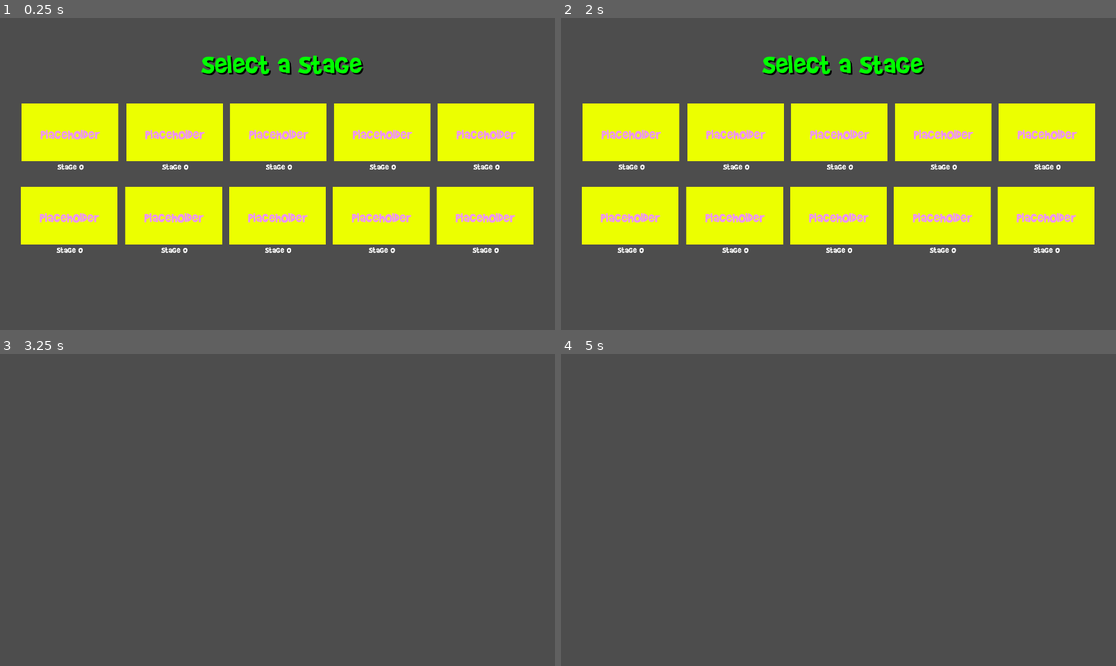
Above: before the commit, frames 1-4 (two rows, left to right).
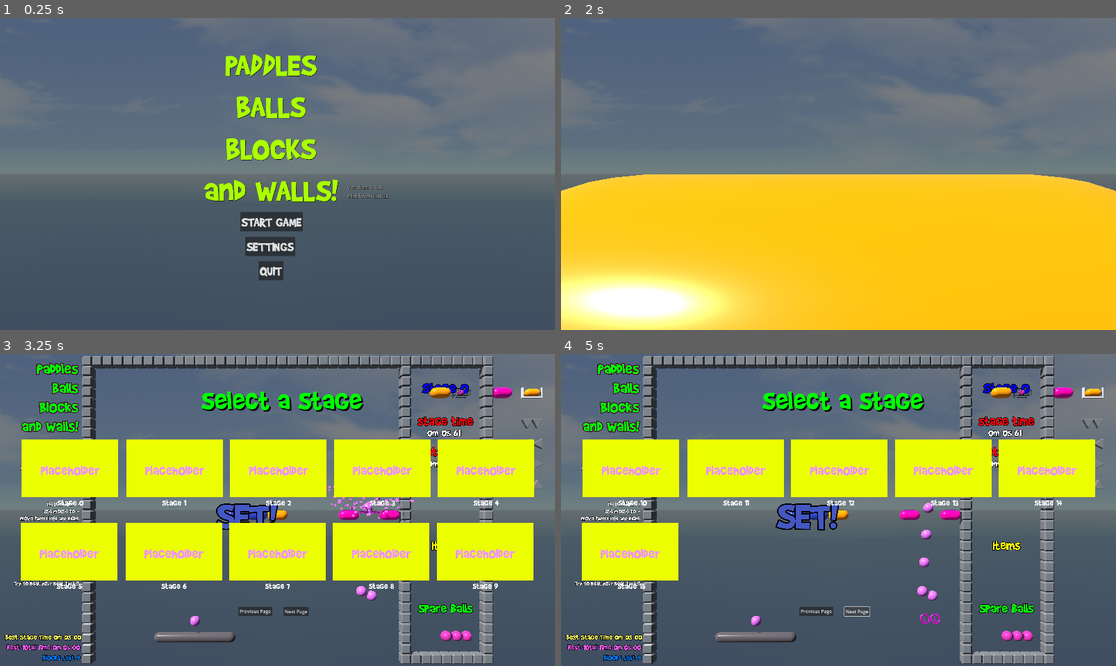
Above: after the commit, the same moments.

Repository: Chaduke/paddles_balls_blocks_walls
Game: Godot game, scene res://scenes/main.tscn
Two runs of this game, one before a commit and one after it. Both use one fixed random seed, a clock stepped at 60 frames per second and the inputs below. Before the commit the project starts from res://scenes/tests/stage_selector_test.tscn. Sound files missing from this copy of the repository are replaced by a short silence.
Inputs (mouse positions are in pixels of both pictures, inside the frame that each line leads up to):
- Up to frame 1 (0.25 s): no input
- Up to frame 2 (2 s): click (633, 133) at 0.52 s; click (832, 220) at 1.25 s, where only the run after the commit has a clickable "START GAME"
- Up to frame 3 (3.25 s): tap Enter (ui_accept) at 2, 2.27, 3.02 s; move the mouse to (399, 494) at 2.02 s; hold Right (ui_right) 2.03-2.78 s; tap G (ball_gun) at 2.1 s; move the mouse to (166, 525) at 2.77 s; hold Left (ui_left) from 2.78 s (still down); tap S (select_stage) at 2.85 s
- Up to frame 4 (5 s): release Left (ui_left) at 3.5 s; click (816, 609) at 3.5 s, where only the run after the commit has a clickable "Previous Page"; click (855, 612) at 4.25 s, where only the run after the commit has a clickable "Next Page"

The runs differ from the first frame. In frame 1, 72% of the frame differs, in the area x 0-100%, y 0-84%; in frame 2, 100%, in the area x 0-100%, y 0-100%; in frame 3, 76%; in frame 4, 69%.
Error before the commit: Invalid assignment of property or key 'elapsed_time' with value of type 'float' on a base object of type 'Node (audio_server.gd)'. (res://scripts/menus/stage_s…
Error after the commit: Invalid access to property or key 'current_blocks' on a base object of type 'null instance'. (res://scripts/blocks/block_pink.gd:23)

Commit message:
Adding a "thumbnailer" for stage selector, almost have viewports and render to texture figured out

Diff:
--- a/project.godot
+++ b/project.godot
@@ -13,7 +13,7 @@
 config/name="paddles_balls_blocks_walls"
 config/description="A breakout clone with 3D graphics and ball / paddle physics.  Its like a cross between Breakout and Pinball and it is awesomely fun. "
 config/version="0.0.8"
-run/main_scene="res://scenes/tests/stage_selector_test.tscn"
+run/main_scene="res://scenes/main.tscn"
 run/enable_alt_space_menu=true
 config/features=PackedStringArray("4.3", "Forward Plus")
 config/icon="res://icon.svg"
--- a/scenes/menus/stage_button.tscn
+++ b/scenes/menus/stage_button.tscn
@@ -24,3 +24,5 @@
 offset_bottom = 237.0
 text = "Stage 0"
 label_settings = SubResource("LabelSettings_kuyvf")
+
+[connection signal="pressed" from="TextureButton" to="." method="_on_texture_button_pressed"]
--- a/scenes/menus/stage_selection_menu.tscn
+++ b/scenes/menus/stage_selection_menu.tscn
@@ -79,3 +79,22 @@
 
 [node name="button10" parent="GridContainer" instance=ExtResource("4_uyocs")]
 position = Vector2(1461, 574)
+
+[node name="next_page" type="Button" parent="."]
+layout_mode = 0
+offset_left = 981.0
+offset_top = 876.0
+offset_right = 1068.0
+offset_bottom = 907.0
+text = "Next Page"
+
+[node name="previous_page" type="Button" parent="."]
+layout_mode = 0
+offset_left = 825.0
+offset_top = 875.0
+offset_right = 942.0
+offset_bottom = 906.0
+text = "Previous Page"
+
+[connection signal="pressed" from="next_page" to="." method="_on_next_page_pressed"]
+[connection signal="pressed" from="previous_page" to="." method="_on_previous_page_pressed"]
--- /dev/null
+++ b/scenes/tests/thumbnailer.tscn
@@ -0,0 +1,11 @@
+[gd_scene load_steps=2 format=3 uid="uid://b8x25syqaw2al"]
+
+[ext_resource type="Script" path="res://scripts/tests/thumbnailer.gd" id="1_1s4a3"]
+
+[node name="Thumbnailer" type="Node3D"]
+script = ExtResource("1_1s4a3")
+
+[node name="Camera3D" type="Camera3D" parent="."]
+transform = Transform3D(1, 0, 0, 0, 1, 0, 0, 0, 1, 16, 23, 24)
+
+[node name="DirectionalLight3D" type="DirectionalLight3D" parent="."]
--- a/scripts/blocks/block_blue.gd
+++ b/scripts/blocks/block_blue.gd
@@ -6,10 +6,10 @@
 var block_blue_cracked_scene = preload("res://scenes/blocks/block_blue_cracked.tscn")
 
 func _on_tree_exiting():
-	#var stage = main_scene.find_child("stage")
-	var new_explosion = explosion_scene.instantiate()
-	new_explosion.position = global_position
-	Global.get_main().add_child.call_deferred(new_explosion)
-	var new_block = block_blue_cracked_scene.instantiate()
-	new_block.position = position
-	Global.get_stage().current_blocks.add_child.call_deferred(new_block)
+	if not Global.creating_thumbnails:
+		var new_explosion = explosion_scene.instantiate()
+		new_explosion.position = global_position
+		Global.get_main().add_child.call_deferred(new_explosion)
+		var new_block = block_blue_cracked_scene.instantiate()
+		new_block.position = position
+		Global.get_stage().current_blocks.add_child.call_deferred(new_block)
--- a/scripts/blocks/block_magnet.gd
+++ b/scripts/blocks/block_magnet.gd
@@ -16,8 +16,8 @@
 			body.linear_velocity.y -= 10
 
 func _on_tree_exiting():
-	# add explosion
-	var main_scene = get_tree().root.get_child(2)
-	var new_explosion = explosion_scene.instantiate()
-	new_explosion.position = global_position
-	main_scene.add_child.call_deferred(new_explosion)
+	if not Global.creating_thumbnails:
+		# add explosion
+		var new_explosion = explosion_scene.instantiate()
+		new_explosion.position = global_position
+		Global.get_main().add_child.call_deferred(new_explosion)
--- a/scripts/blocks/block_pink.gd
+++ b/scripts/blocks/block_pink.gd
@@ -8,17 +8,16 @@
 var block_pink_cracked_scene = preload("res://scenes/blocks/block_pink_cracked.tscn")
 
 func _on_tree_exiting():
-	var main_scene = get_tree().root.get_child(2)
-	var item_instance = item_scene.instantiate()
-	item_instance.position = global_position
-	item_instance.item_type = item_type
-	main_scene.add_child.call_deferred(item_instance)
-	# add explosion
-	var stage = main_scene.find_child("stage")
-	var new_explosion = explosion_scene.instantiate()
-	new_explosion.position = global_position
-	main_scene.add_child.call_deferred(new_explosion)
-	# add cracked block
-	var new_block = block_pink_cracked_scene.instantiate()
-	new_block.position = position
-	stage.current_blocks.add_child.call_deferred(new_block)
+	if not Global.creating_thumbnails:
+		var item_instance = item_scene.instantiate()
+		item_instance.position = global_position
+		item_instance.item_type = item_type
+		Global.get_main().add_child.call_deferred(item_instance)
+		# add explosion
+		var new_explosion = explosion_scene.instantiate()
+		new_explosion.position = global_position
+		Global.get_main().add_child.call_deferred(new_explosion)
+		# add cracked block
+		var new_block = block_pink_cracked_scene.instantiate()
+		new_block.position = position
+		Global.get_stage().current_blocks.add_child.call_deferred(new_block)
--- a/scripts/blocks/block_yellow.gd
+++ b/scripts/blocks/block_yellow.gd
@@ -6,9 +6,10 @@
 var block_yellow_cracked_scene = preload("res://scenes/blocks/block_yellow_cracked.tscn")
 
 func _on_tree_exiting():
-	var new_explosion = explosion_scene.instantiate()
-	new_explosion.position = global_position
-	Global.get_main().add_child.call_deferred(new_explosion)
-	var new_block = block_yellow_cracked_scene.instantiate()
-	new_block.position = position
-	Global.get_stage().current_blocks.add_child.call_deferred(new_block)
+	if not Global.creating_thumbnails:
+		var new_explosion = explosion_scene.instantiate()
+		new_explosion.position = global_position
+		Global.get_main().add_child.call_deferred(new_explosion)
+		var new_block = block_yellow_cracked_scene.instantiate()
+		new_block.position = position
+		Global.get_stage().current_blocks.add_child.call_deferred(new_block)
--- a/scripts/global.gd
+++ b/scripts/global.gd
@@ -8,10 +8,7 @@
 var current_ball_size = 2
 var infinite_balls = false
 
-# Experimental "Ball Mode"
-# true = new balls will be spawned as Rigidbody3D balls in ball.gd
-# false = new balls spawned as Area3D balls, ball_classic.gd
-var default_ball_mode = false
+
 
 var game_started = false
 var stage_started = false
@@ -26,6 +23,12 @@
 
 # settings
 var show_background_3d = false
+# Experimental "Ball Mode"
+# true = new balls will be spawned as Rigidbody3D balls in ball.gd
+# false = new balls spawned as Area3D balls, ball_classic.gd
+var default_ball_mode = false
+
+var creating_thumbnails = false
 
 # slots for item pickups
 var slot1 = false
--- a/scripts/menus/stage_button.gd
+++ b/scripts/menus/stage_button.gd
@@ -1,3 +1,6 @@
 extends Node2D
 
 var stage_number = 0
+
+func _on_texture_button_pressed():
+	pass # Replace with function body.
--- a/scripts/menus/stage_selection_menu.gd
+++ b/scripts/menus/stage_selection_menu.gd
@@ -5,8 +5,8 @@
 var elapsed_time = 0.0
 
 func _ready():
-	# update_stage_buttons()
-	pass
+	update_stage_buttons()
+	#create_thumbnails()
 
 func _process(delta):
 	elapsed_time+=delta
@@ -17,27 +17,35 @@
 		get_tree().paused = false
 
 func update_stage_buttons():
-	$GridContainer.clear_children()  # Clear existing buttons
+	for i in range(10):
+		var stage_button = $GridContainer.get_child(i)
+		stage_button.hide()
 
 	var start_stage = current_page * STAGES_PER_PAGE
 	var end_stage = min(start_stage + STAGES_PER_PAGE, Global.total_stages)
 
 	for stage_number in range(start_stage, end_stage):
-		var stage_button = preload("res://scenes/menus/stage_button.tscn").instantiate()
+		var stage_button = $GridContainer.get_child(stage_number - start_stage)
 		stage_button.get_node("Label").text = "Stage " + str(stage_number)
 		stage_button.stage_number = stage_number
-		stage_button.get_node("TextureButton").pressed.connect(_on_stage_button_pressed.bind(stage_number))
-		$GridContainer.add_child(stage_button)
+		if stage_button.get_node("TextureButton").pressed.is_connected(_on_texture_button_pressed):
+			stage_button.get_node("TextureButton").pressed.disconnect(_on_texture_button_pressed)
+		stage_button.get_node("TextureButton").pressed.connect(_on_texture_button_pressed.bind(stage_number))
+		stage_button.show()
 
-func _on_stage_button_pressed(stage_number):
+func _on_texture_button_pressed(stage_number):
 	Global.current_stage = stage_number
-	print("Current stage set to: ", Global.current_stage)
+	# print("Current stage set to: ", Global.current_stage)
+	get_tree().paused = false
 	get_tree().reload_current_scene()
+	Input.set_mouse_mode(Input.MOUSE_MODE_CAPTURED)
 
 func _on_next_page_pressed():
 	current_page += 1
+	if current_page > int(Global.total_stages/10.0) : current_page = int(Global.total_stages/10.0)
 	update_stage_buttons()
 
 func _on_previous_page_pressed():
 	current_page -= 1
+	if current_page < 0: current_page = int(Global.total_stages/10.0)
 	update_stage_buttons()
--- /dev/null
+++ b/scripts/tests/thumbnailer.gd
@@ -0,0 +1,46 @@
+extends Node3D
+var thumbnail_size = Vector2(334, 200)  # Set the size for thumbnails
+var scenes = []
+
+# Called when the node enters the scene tree for the first time.
+func _ready():
+	var current_stage = 1
+	# add the block scene paths
+	for i in range(Global.total_stages):
+		var scene_path = "res://scenes/stage_blocks/blocks_" + str(i) + ".tscn"
+		scenes.append(scene_path)
+
+	# Create and configure the Viewport
+	var viewport_container = SubViewportContainer.new()
+	add_child(viewport_container)
+	var viewport = SubViewport.new()
+	viewport.size = thumbnail_size
+	viewport_container.add_child(viewport)
+
+	# Create and configure the Camera
+	var camera = Camera3D.new()
+	viewport.add_child(camera)
+	camera.current = true
+
+	# Adjust camera properties as needed
+	camera.transform.origin = Vector3(0, 23, 37)  # Example position
+	camera.look_at(Vector3(0, 23, 0), Vector3.UP)
+
+	# add the block scene
+	var block_scene = load(scenes[current_stage])
+	var instance = block_scene.instantiate()
+	viewport.add_child(instance)
+
+	# Render the viewport to a texture
+	await get_tree().idle_frame
+	var texture = viewport.get_texture()
+
+	# Save the texture as an image
+	var image = texture.get_image()
+	# image.flip_y()  # Flip the image if needed
+	image.save_png("res://assets/images/thumbnails/stage" + str(current_stage) + ".png")
+
+# Called every frame. 'delta' is the elapsed time since the previous frame.
+func _process(_delta):
+	if Input.is_action_just_pressed("ui_cancel"):
+		get_tree().quit()
Binary file added: assets/images/thumbnails/stage1.png
Not shown, added: assets/images/thumbnails/stage1.png.import
